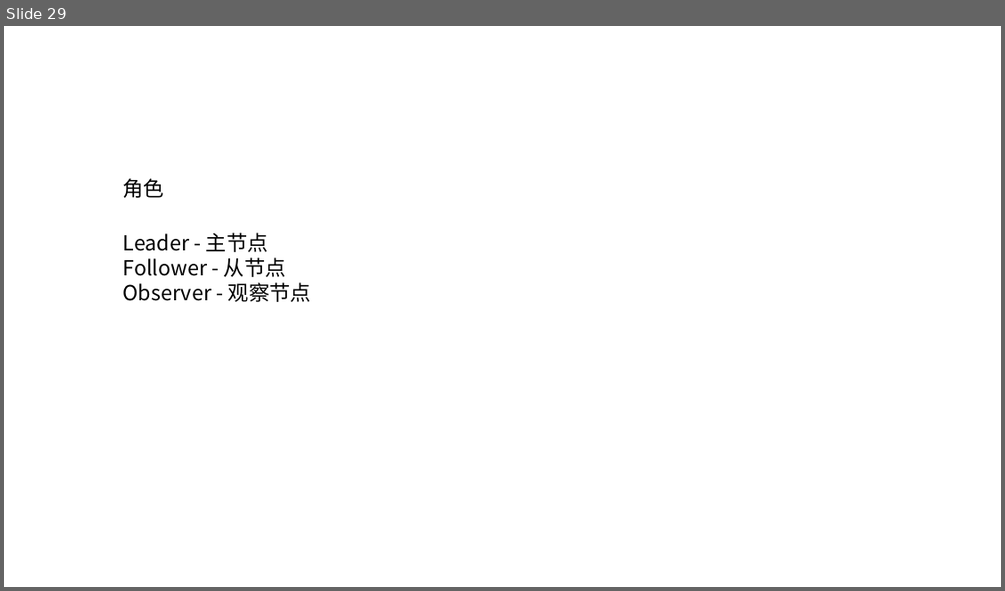
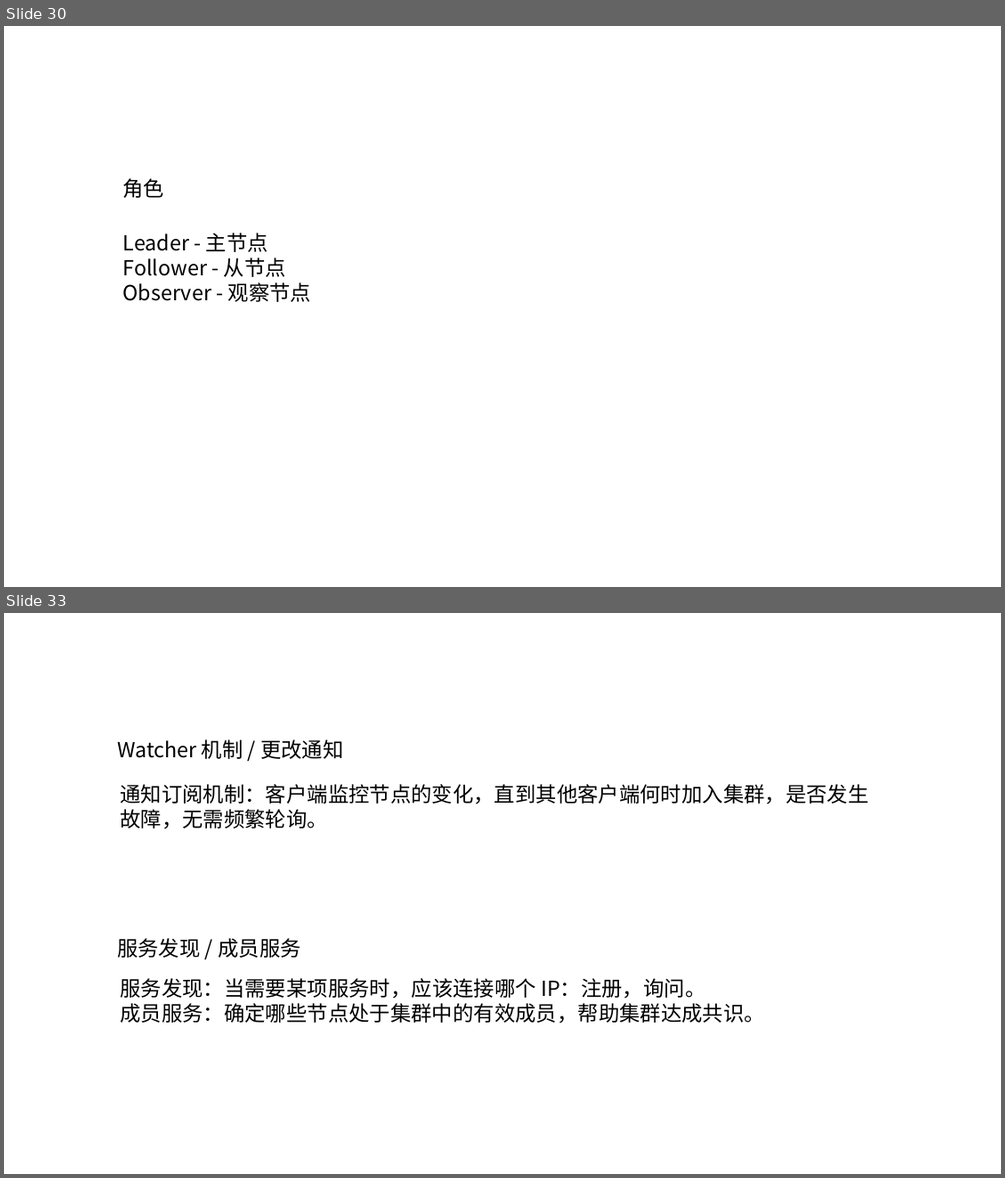
Before and after one commit to zozospider/note, a slide deck: data-system/ZooKeeper_share1_v5.pptx. Shown one above the other, each under a label of ours: slide 29 before the commit, slides 30 and 33 after it; the slides between them are not shown. The pictures are 1005x591 and 1005x1178 pixels, drawn with LibreOffice and Linux fonts; fonts in the diff are those of the drawing. Boxes give left, top, right and bottom in pixels: in the first picture for what was removed or moved away, otherwise in the second. Text is boxed around its words. In the diff, an @@ line names an element or a change of style, - is before the commit and + after.

```diff
--- a/data-system/ZooKeeper_share1_v5.pptx
+++ b/data-system/ZooKeeper_share1_v5.pptx
@@ slide 33 added at [4, 613, 1001, 1174], background #FFFFFF @@
@@ text added at [117, 739, 343, 759], 20 pt, text #000000 @@
+Watcher 机制 / 更改通知
@@ text added at [120, 784, 868, 829], 20 pt, text #000000 @@
+通知订阅机制：客户端监控节点的变化，直到其他客户端何时加入集群，是否发生故障，无需频繁轮询。
@@ text added at [117, 938, 300, 957], 20 pt, text #000000 @@
+服务发现 / 成员服务
@@ text added at [120, 978, 765, 1023], 20 pt, text #000000 @@
+服务发现：当需要某项服务时，应该连接哪个 IP：注册，询问。
+成员服务：确定哪些节点处于集群中的有效成员，帮助集群达成共识。
@@ what was slide 29 is now slide 30 @@
```
Also in this commit, not shown: 4 slides changed, 3 other slides added.
